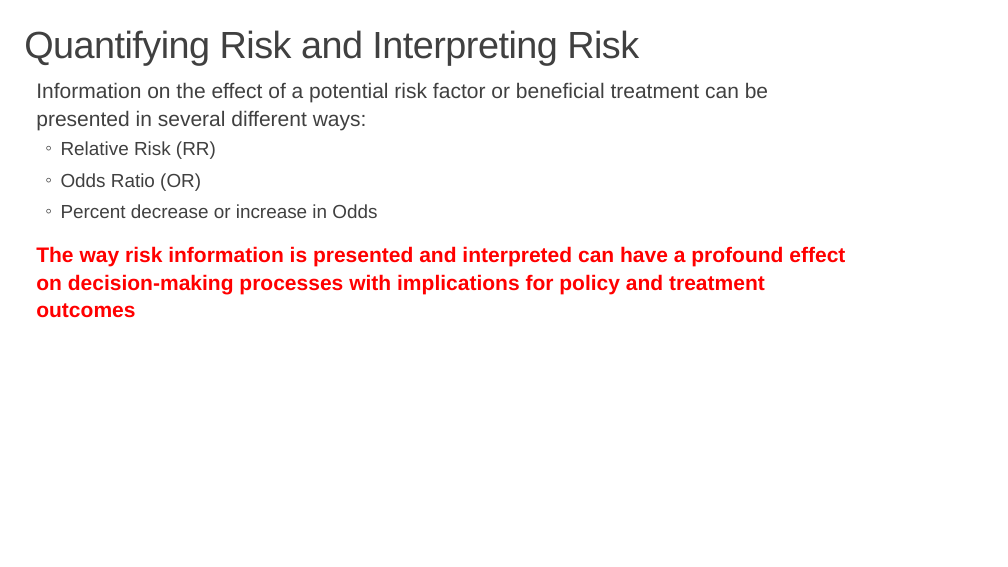
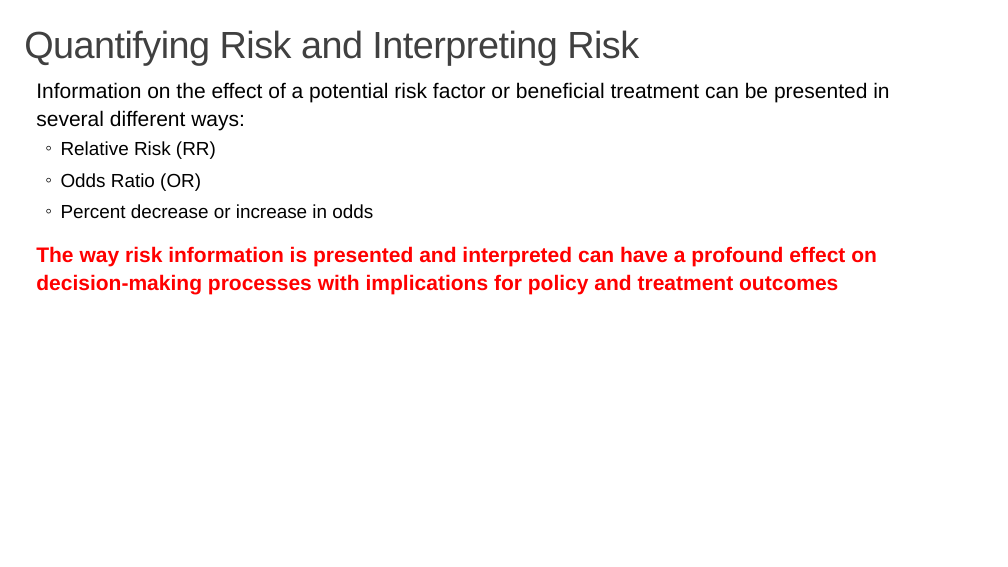
Before and after one commit to issues-osu/statsii-spring2026, a slide deck: slide 6 of slides/logistic/logistic_regression-lecture.pptx. Drawn at 1008x567 pixels with LibreOffice and Linux fonts; fonts in the diff are those of the drawing. Boxes give left, top, right and bottom in pixels: in the first picture for what was removed or moved away, otherwise in the second. Text is boxed around its words. In the diff, an @@ line names an element or a change of style, - is before the commit and + after.

```diff
--- a/slides/logistic/logistic_regression-lecture.pptx
+++ b/slides/logistic/logistic_regression-lecture.pptx
@@ text at [36,82,889,191]: text colour #404040 to #000000 in "Information on the effect of a potential ...", "Relative Risk (RR)", "Odds Ratio (OR)" @@
@@ text at [61,204,373,219]: text changed; text colour #404040 to #000000 @@
-  ◦ Percent decrease or increase in Odds
+  ◦ Percent decrease or increase in odds
```
Also in this commit, not shown: 16 other slides changed, 7 slides added, 4 slides removed, 4 other files.
